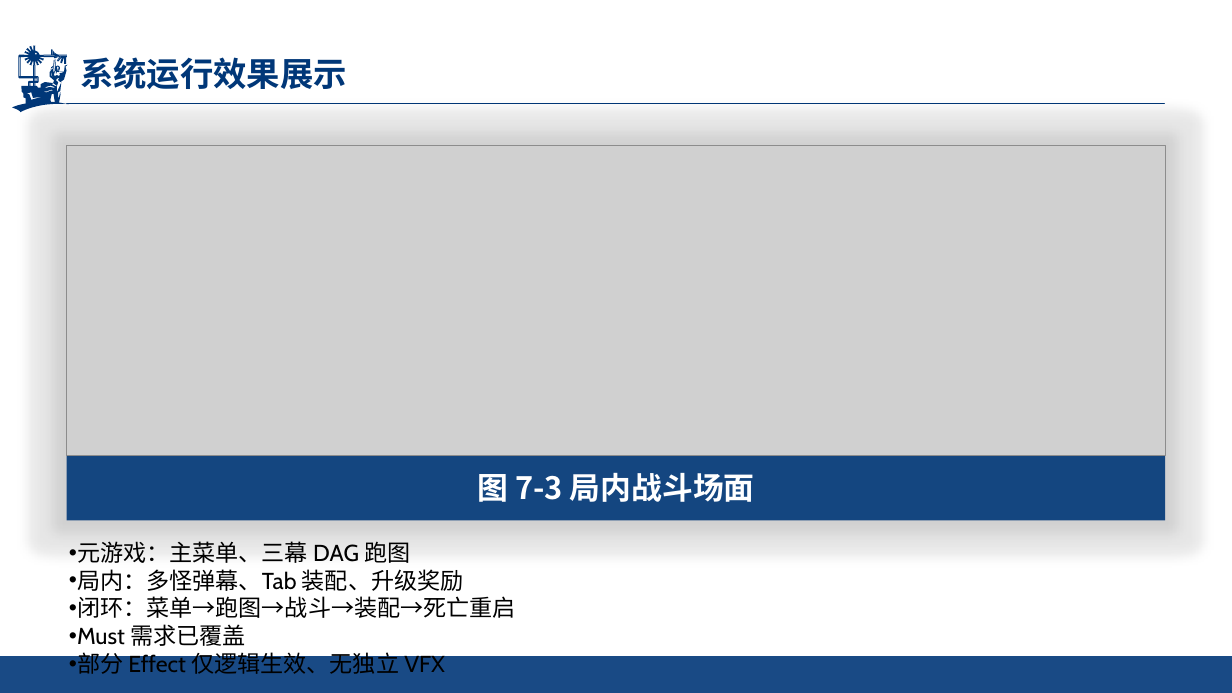
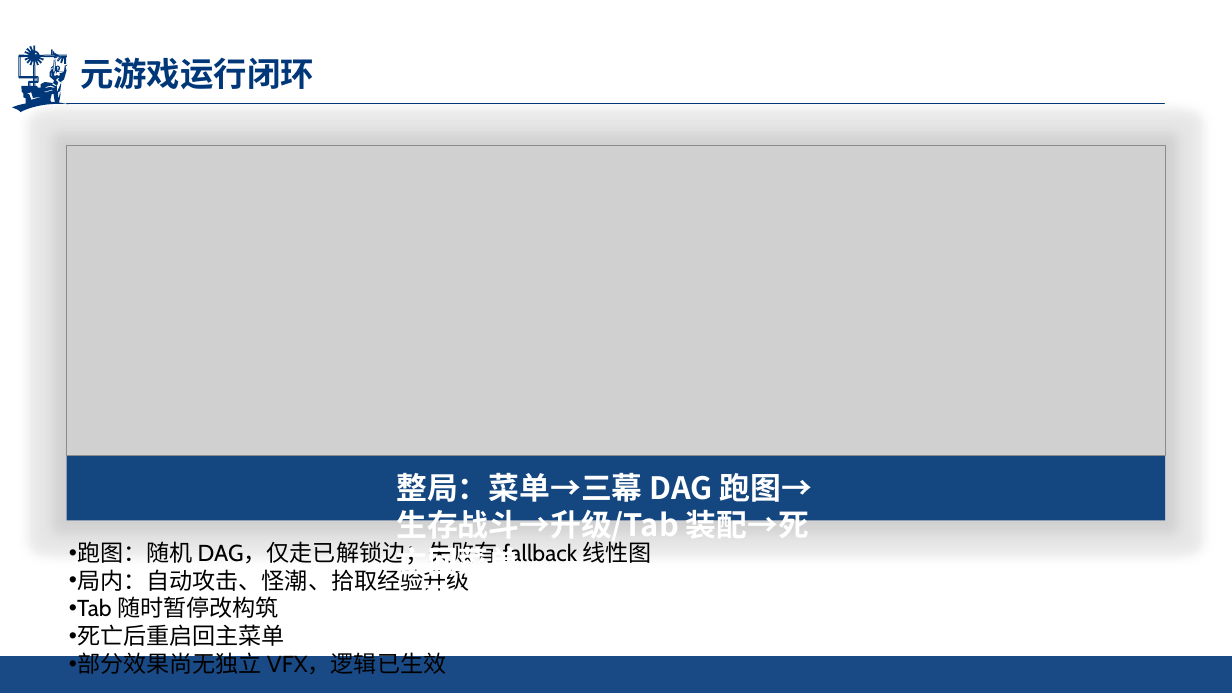
Before and after one commit to kir123456-1q/Survivor-And-Fight, a slide deck: slide 17 of SurvivorAndFight/SurvivorAndFight-毕业答辩PPT.pptx (slide 15 before the commit). Drawn at 1232x693 pixels with LibreOffice and Linux fonts; fonts in the diff are those of the drawing; grey boxes stand for pictures; background and template pictures are left out. Boxes give left, top, right and bottom in pixels: in the first picture for what was removed or moved away, otherwise in the second. Text is boxed around its words. In the diff, an @@ line names an element or a change of style, - is before the commit and + after.

```diff
--- a/SurvivorAndFight/SurvivorAndFight-毕业答辩PPT.pptx
+++ b/SurvivorAndFight/SurvivorAndFight-毕业答辩PPT.pptx
@@ title at bbox=[80, 57, 314, 89]: text changed @@
-系统运行效果展示
+元游戏运行闭环
@@ text at bbox=[396, 472, 812, 591]: text changed @@
-图 7-3 局内战斗场面
+整局：菜单→三幕 DAG 跑图→生存战斗→升级/Tab 装配→死亡回菜单。
+图11 元游戏 + 局内战斗闭环
@@ text at bbox=[77, 541, 651, 674]: text changed @@
-• 元游戏：主菜单、三幕 DAG 跑图
-• 局内：多怪弹幕、Tab 装配、升级奖励
-• 闭环：菜单→跑图→战斗→装配→死亡重启
-• Must 需求已覆盖
-• 部分 Effect 仅逻辑生效、无独立 VFX
+• 跑图：随机 DAG，仅走已解锁边；失败有 fallback 线性图
+• 局内：自动攻击、怪潮、拾取经验升级
+• Tab 随时暂停改构筑
+• 死亡后重启回主菜单
+• 部分效果尚无独立 VFX，逻辑已生效
```
Also in this commit, not shown: 9 other slides changed, 6 slides added, 4 slides removed, 17 other files.
